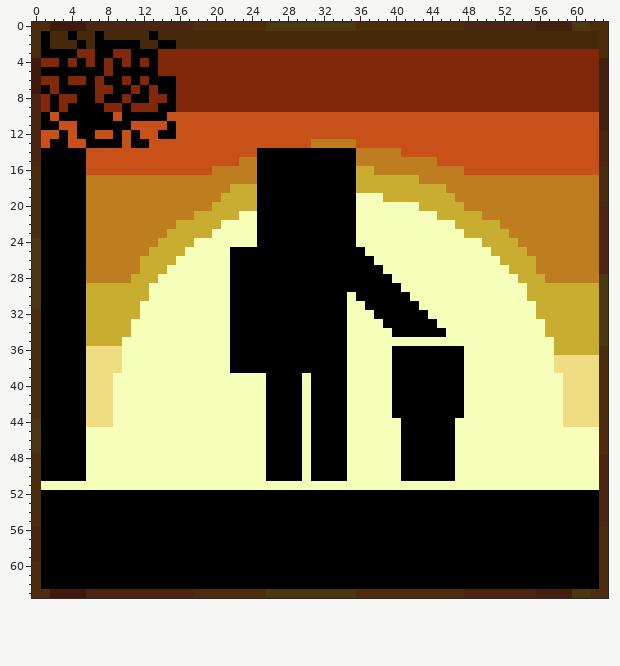
Pixel-art sprite: §bCat§6Ball/assets/minecraft/textures/painting/pigscene.png. That is the earlier state.
The file is 64x64 pixels. Colours within 5 levels of each other are drawn and written as one.
And afterwards:
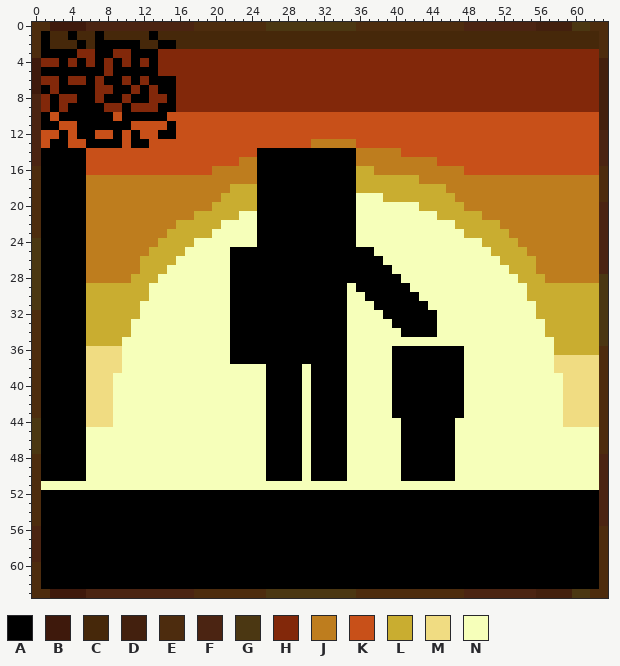
Palette (. is transparent): A #000000  B #3e190c  C #46280a  D #43200e  E #4d2c0e  F #4b2412  G #4b3712  H #82280a  J #be7d1e  K #c85019  L #c9ad30  M #f0dc82  N #f6ffba
What changed:
@@ x 33..47 @@
 24 AAANNNNNNNNNNNN
-25 AAAANNNNNNNNNNN
-26 AAAAANNNNNNNNNN
-27 AAAAAANNNNNNNNN
-28 AAAAAAANNNNNNNN
-29 AAAAAAAANNNNNNN
-30 AANAAAAAANNNNNN
-31 AANNAAAAAANNNNN
-32 AANNNAAAAAANNNN
-33 AANNNNAAAAAANNN
-34 AANNNNNAAAAAANN
+25 AAAAANNNNNNNNNN
+26 AAAAAANNNNNNNNN
+27 AAAAAAANNNNNNNN
+28 AAAAAAAANNNNNNN
+29 AANAAAAAANNNNNN
+30 AANNAAAAAANNNNN
+31 AANNNAAAAAANNNN
+32 AANNNNAAAAAANNN
+33 AANNNNNAAAAANNN
+34 AANNNNNNAAAANNN
 35 AANNNNNNNNNNNNN
@@ x 20..32 @@
 37 NNAAAAAAAAAAA
-38 NNAAAAAAAAAAA
+38 NNNNNNAAAANAA
 39 NNNNNNAAAANAA
Changed places in both pictures, as pixel boxes (x1, y1, x2, y2):
changed: (347, 247, 446, 337)
changed: (230, 364, 266, 373)
changed: (302, 364, 311, 373)
